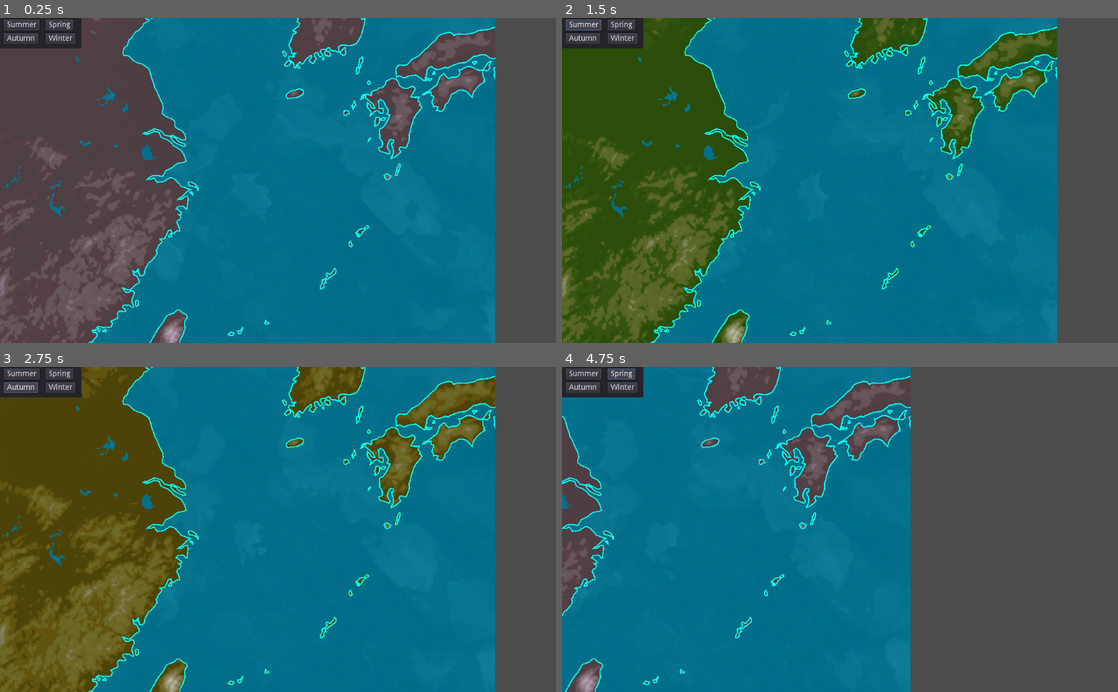
Above: before the commit, frames 1-4 (two rows, left to right).
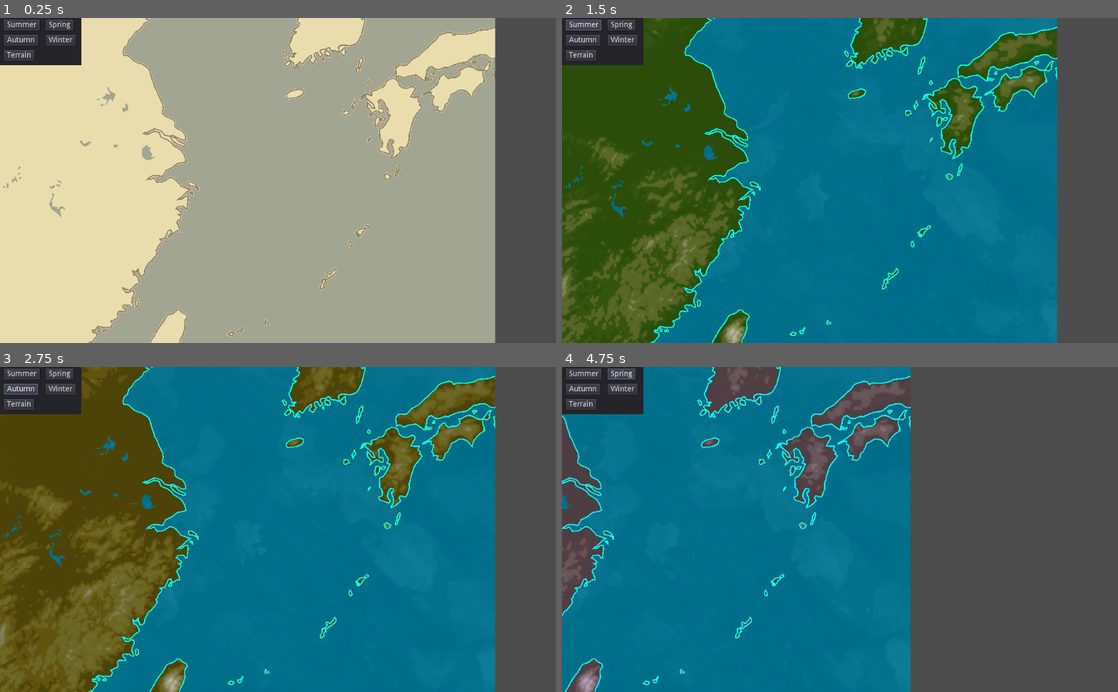
Above: after the commit, the same moments.

Repository: steambap/shader_2d
Game: Godot game, scene res://Main.tscn
Two runs of this game, one before a commit and one after it. Both use one fixed random seed, a clock stepped at 60 frames per second and the inputs below.
Inputs (mouse positions are in pixels of both pictures, inside the frame that each line leads up to):
- Up to frame 1 (0.25 s): no input
- Up to frame 2 (1.5 s): click (578, 57) at 0.5 s, where only the run after the commit has a clickable "Terrain"; click "Summer" at 1.25 s
- Up to frame 3 (2.75 s): click "Autumn" at 2 s
- Up to frame 4 (4.75 s): click "Winter" at 2.75 s; click "Spring" at 3.5 s; tap Enter at 4.25 s; hold Right (ui_right) from 4.28 s (still down)

The runs differ from the first frame. In frame 1, 88% of the frame differs, in the area x 0-90%, y 0-100%; in frame 2, 0.9%; in frame 3, 1.0%; in frame 4, 1.0%.

Commit message:
flat shader

Diff:
--- a/Main.gd
+++ b/Main.gd
@@ -35,6 +35,10 @@
 	Vector3(0.8, 0.57, 0.77),
 	Vector3(0.93, 0.71, 0.91),
 ];
+
+onready var ground_shader = preload("res://shader/ground.shader");
+onready var sea_shader = preload("res://shader/sea.shader");
+onready var sea_diffuse = preload("res://art/diffuse.jpg");
 
 func _ready():
 	set_spring()
@@ -86,3 +90,9 @@
 
 func _on_Summer_pressed():
 	set_summer()
+
+
+func _on_Terrain_pressed():
+	$Ground.material.shader = ground_shader
+	$Sea.material.shader = sea_shader
+	$Sea.material.set_shader_param("diffuse", sea_diffuse)
--- a/Main.tscn
+++ b/Main.tscn
@@ -1,27 +1,17 @@
-[gd_scene load_steps=10 format=2]
+[gd_scene load_steps=9 format=2]
 
 [ext_resource path="res://camera.gd" type="Script" id=1]
 [ext_resource path="res://art/mainmap_land.png" type="Texture" id=2]
 [ext_resource path="res://art/mainmap_sea.png" type="Texture" id=3]
-[ext_resource path="res://art/SurfaceImperfections001_1K_var1.jpg" type="Texture" id=4]
-[ext_resource path="res://shader/sea.shader" type="Shader" id=5]
-[ext_resource path="res://shader/ground.shader" type="Shader" id=6]
+[ext_resource path="res://shader/sea2.shader" type="Shader" id=4]
+[ext_resource path="res://shader/ground2.shader" type="Shader" id=5]
 [ext_resource path="res://Main.gd" type="Script" id=7]
 
 [sub_resource type="ShaderMaterial" id=1]
-shader = ExtResource( 6 )
-shader_param/color1 = null
-shader_param/color2 = null
-shader_param/color3 = null
-shader_param/color4 = null
-shader_param/color5 = null
-shader_param/color6 = null
+shader = ExtResource( 5 )
 
 [sub_resource type="ShaderMaterial" id=2]
-shader = ExtResource( 5 )
-shader_param/amp = 0.1
-shader_param/tint_color = Plane( 0, 0.48, 0.6, 1 )
-shader_param/diffuse = ExtResource( 4 )
+shader = ExtResource( 4 )
 
 [node name="Main" type="Node2D"]
 script = ExtResource( 7 )
@@ -43,7 +33,7 @@
 
 [node name="Panel" type="Panel" parent="CanvasLayer"]
 margin_right = 150.0
-margin_bottom = 56.0
+margin_bottom = 87.0
 __meta__ = {
 "_edit_use_anchors_": false
 }
@@ -60,7 +50,7 @@
 
 [node name="Autumn" type="Button" parent="CanvasLayer/Panel"]
 margin_left = 7.0
-margin_top = 28.0
+margin_top = 31.0
 margin_right = 12.0
 margin_bottom = 20.0
 text = "Autumn"
@@ -70,7 +60,7 @@
 
 [node name="Winter" type="Button" parent="CanvasLayer/Panel"]
 margin_left = 84.0
-margin_top = 28.0
+margin_top = 31.0
 margin_right = 12.0
 margin_bottom = 20.0
 text = "Winter"
@@ -88,7 +78,18 @@
 "_edit_use_anchors_": false
 }
 
+[node name="Terrain" type="Button" parent="CanvasLayer/Panel"]
+margin_left = 7.0
+margin_top = 59.0
+margin_right = 12.0
+margin_bottom = 20.0
+text = "Terrain"
+__meta__ = {
+"_edit_use_anchors_": false
+}
+
 [connection signal="pressed" from="CanvasLayer/Panel/Summer" to="." method="_on_Summer_pressed"]
 [connection signal="pressed" from="CanvasLayer/Panel/Autumn" to="." method="_on_Autumn_pressed"]
 [connection signal="pressed" from="CanvasLayer/Panel/Winter" to="." method="_on_Winter_pressed"]
 [connection signal="pressed" from="CanvasLayer/Panel/Spring" to="." method="_on_Spring_pressed"]
+[connection signal="pressed" from="CanvasLayer/Panel/Terrain" to="." method="_on_Terrain_pressed"]
--- /dev/null
+++ b/shader/ground2.shader
@@ -0,0 +1,13 @@
+shader_type canvas_item;
+
+void fragment() {
+	vec4 tex_color = texture(TEXTURE, UV);
+	vec3 combine_color;
+	if (tex_color.r < 0.25 && tex_color.g > 0.75 && tex_color.b > 0.75) {
+		// keep border
+		combine_color = vec3(0.57, 0.52, 0.42);
+	} else {
+		combine_color = vec3(0.92, 0.87, 0.68);
+	}
+	COLOR = vec4(combine_color, tex_color.a);
+}
--- /dev/null
+++ b/shader/sea2.shader
@@ -0,0 +1,7 @@
+shader_type canvas_item;
+
+void fragment() {
+	vec4 tex_color = texture(TEXTURE, UV);
+	vec3 sea_color = vec3(0.64, 0.65, 0.58);
+	COLOR = vec4(sea_color, tex_color.a);
+}
Renamed: art/SurfaceImperfections001_1K_var1.jpg -> art/diffuse.jpg
Not shown, changed: art/diffuse.jpg.import
